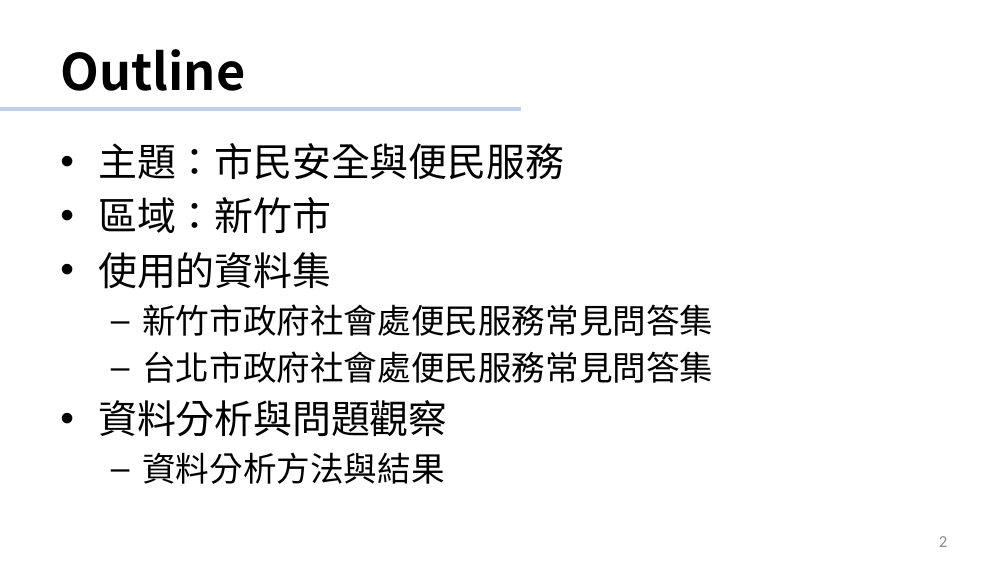
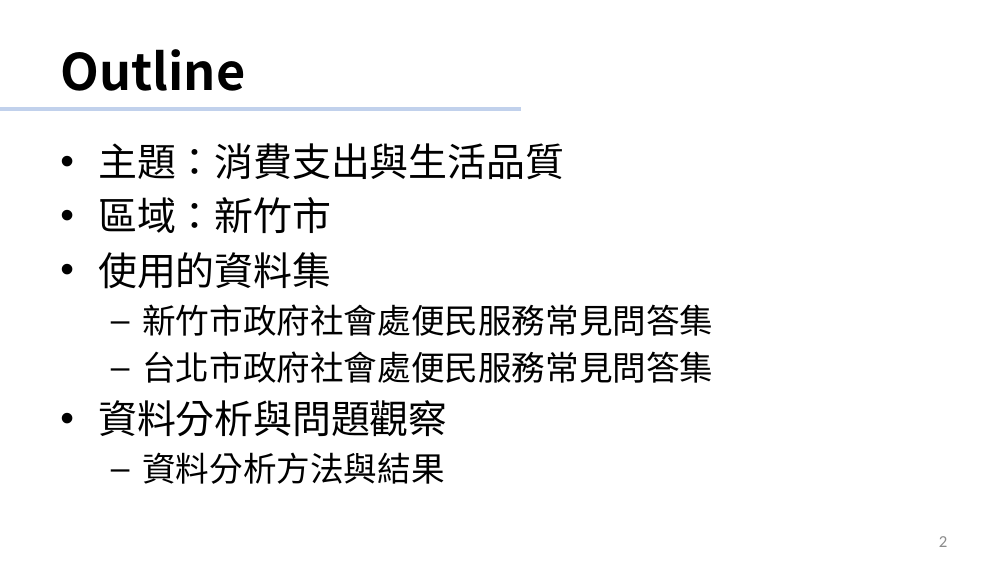
Before and after one commit to GoatWang/HsinchuHackthon_QA1999_ClassifierTraining, a slide deck: slide 2 of 1999問題分類器.pptx. Drawn at 1008x567 pixels with LibreOffice and Linux fonts; fonts in the diff are those of the drawing; background and template pictures are left out. Boxes give left, top, right and bottom in pixels: in the first picture for what was removed or moved away, otherwise in the second. Text is boxed around its words. In the diff, an @@ line names an element or a change of style, - is before the commit and + after.

Commit message:
modify ppt

```diff
--- a/1999問題分類器.pptx
+++ b/1999問題分類器.pptx
@@ text at <box>98,143,564,179</box>: text changed @@
-• 主題：市民安全與便民服務
+• 主題：消費支出與生活品質
```
Also in this commit, not shown: 1 other slide changed, 1 slide added, 1 slide removed.
